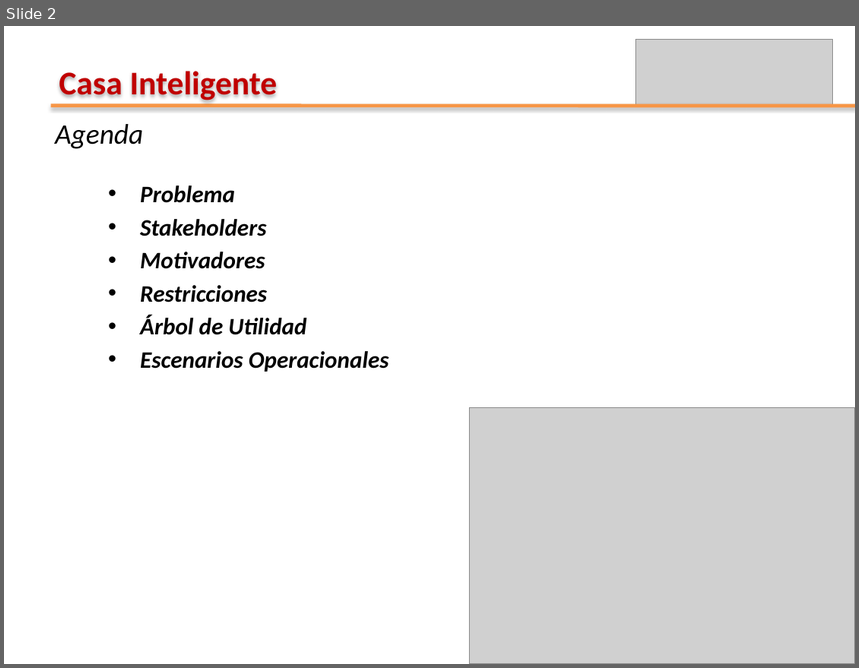
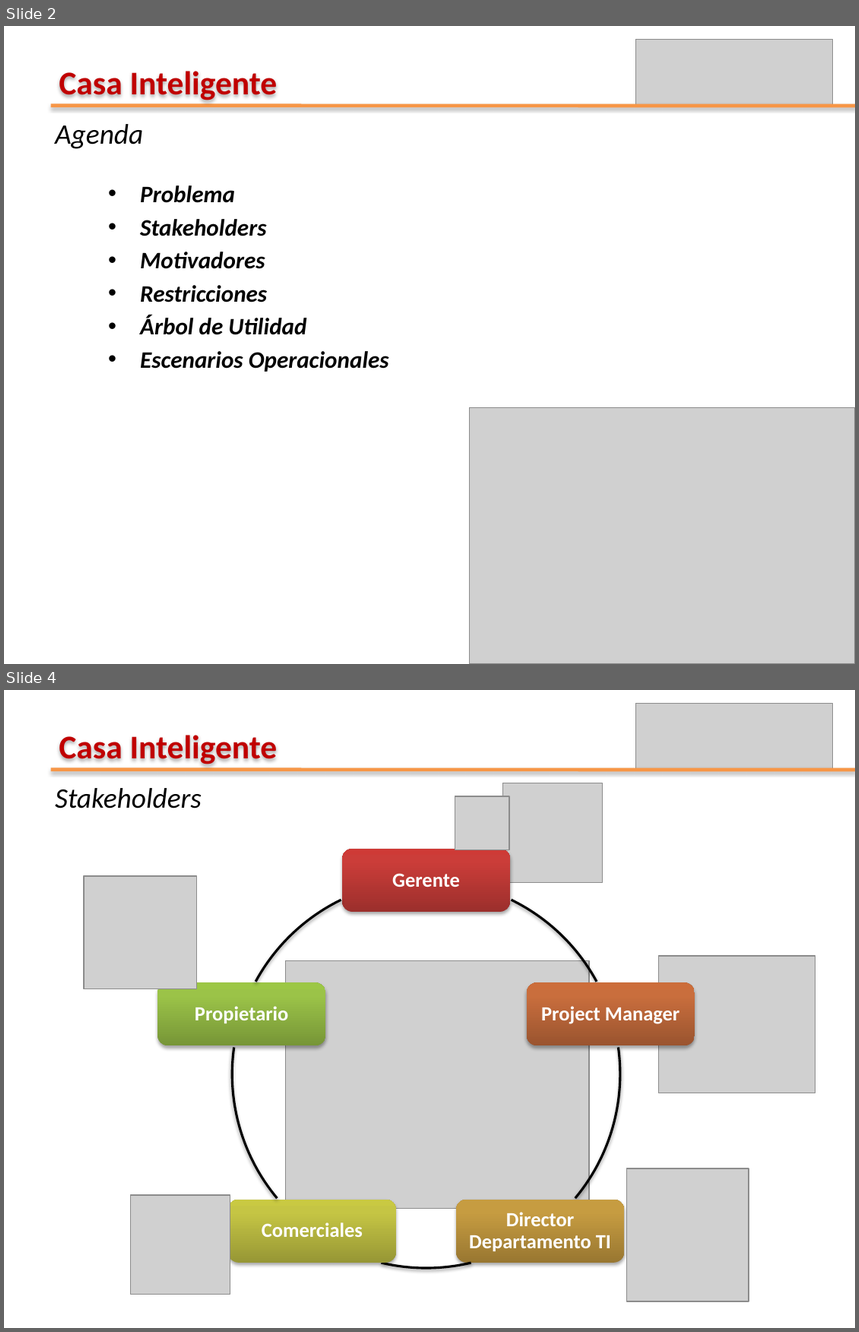
Before and after one commit to leseroth/ingenium-managment, a slide deck: CSOF5204 Arquitectura de Software/0609PrimeraEntregaSAD.pptx. Shown one above the other, each under a label of ours: slide 2 before the commit, slides 2 and 4 after it; the slides between them are not shown. The pictures are 859x668 and 859x1332 pixels, drawn with LibreOffice and Linux fonts; fonts in the diff are those of the drawing; grey boxes stand for pictures. Boxes give left, top, right and bottom in pixels: in the first picture for what was removed or moved away, otherwise in the second. Text is boxed around its words. In the diff, an @@ line names an element or a change of style, - is before the commit and + after.

```diff
--- a/CSOF5204 Arquitectura de Software/0609PrimeraEntregaSAD.pptx
+++ b/CSOF5204 Arquitectura de Software/0609PrimeraEntregaSAD.pptx
@@ slide 4 added at bbox=[4, 690, 855, 1328], background #FFFFFF @@
@@ picture added at bbox=[636, 704, 833, 770] @@
@@ text added at bbox=[59, 735, 278, 764], 28 pt, text #C00000, bold @@
+Casa Inteligente
@@ line added from (51, 770) to (855, 770), #F79646 3 pt @@
@@ text added at bbox=[55, 788, 202, 809], 24 pt, text #000000, italic @@
+Stakeholders
@@ picture added at bbox=[455, 796, 509, 850] @@
@@ picture added at bbox=[503, 783, 602, 882] @@
@@ picture added at bbox=[84, 876, 197, 989] @@
@@ group added at bbox=[158, 849, 694, 1269]: 5 rounded rectangles, 5 texts, 5 freeform shapes @@
+Gerente
+Project Manager
+Director Departamento TI
+Comerciales
+Propietario
@@ picture added at bbox=[286, 961, 590, 1208] @@
@@ picture added at bbox=[658, 955, 815, 1093] @@
@@ picture added at bbox=[626, 1170, 749, 1302] @@
@@ picture added at bbox=[130, 1195, 230, 1295] @@
```
Also in this commit, not shown: 5 other slides added, 1 other file.
